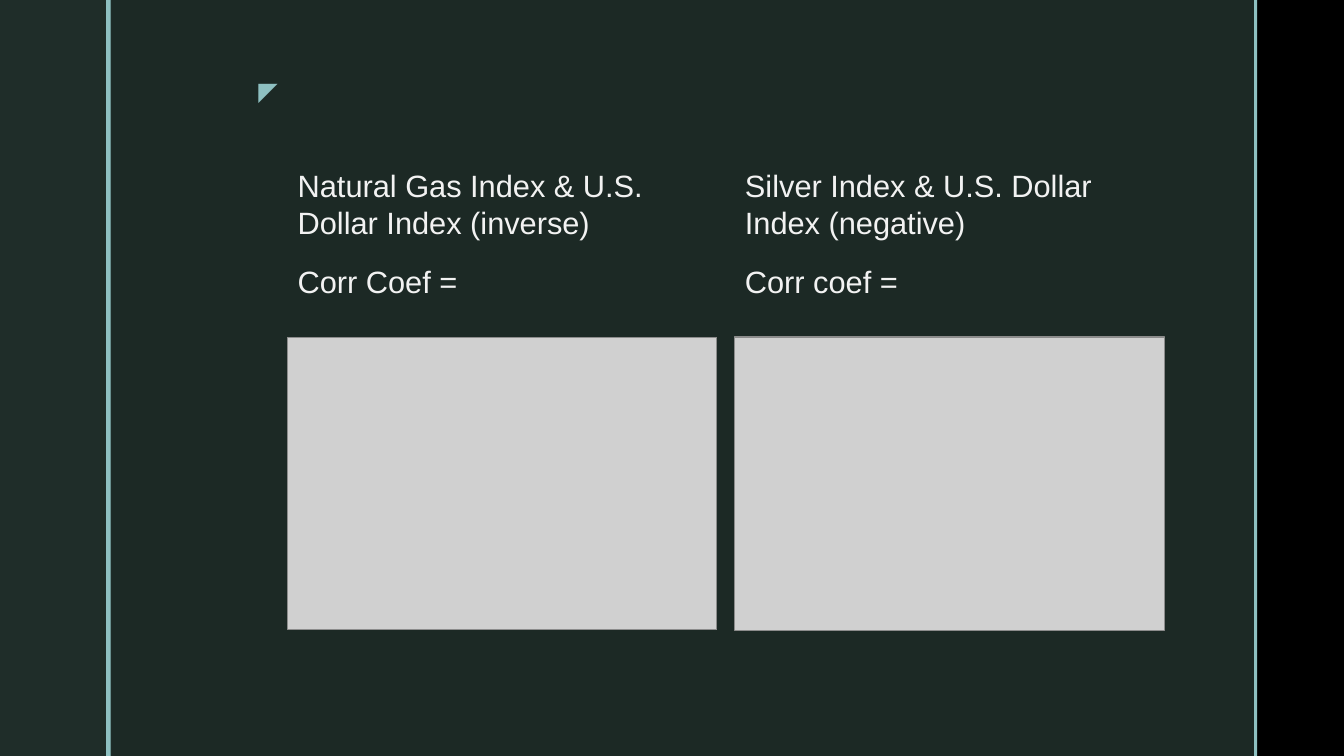
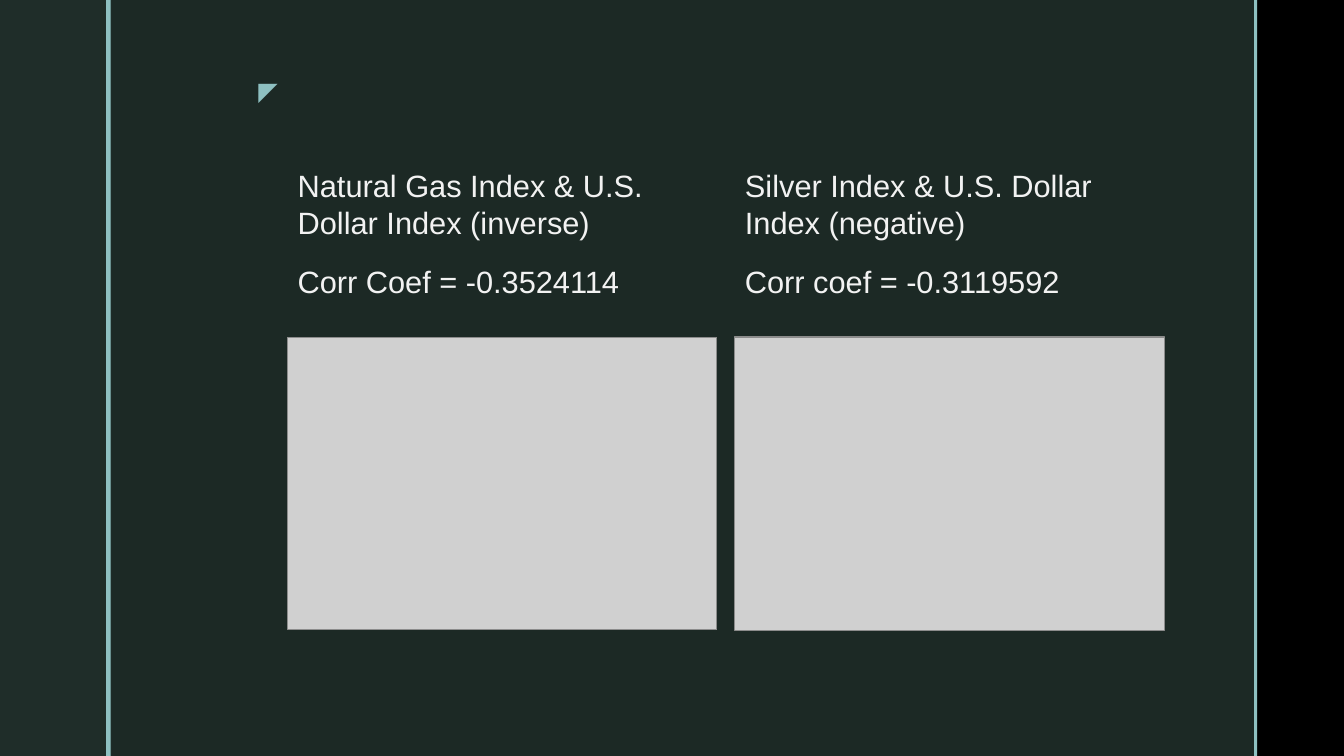
Before and after one commit to Manoj1634/Data-Science-Project1-Group1, a slide deck: slide 11 of PROJECT1/Project 1_PPT.pptx. Drawn at 1344x756 pixels with LibreOffice and Linux fonts; fonts in the diff are those of the drawing; grey boxes stand for pictures; background and template pictures are left out. Boxes give left, top, right and bottom in pixels: in the first picture for what was removed or moved away, otherwise in the second. Text is boxed around its words. In the diff, an @@ line names an element or a change of style, - is before the commit and + after.

```diff
--- a/PROJECT1/Project 1_PPT.pptx
+++ b/PROJECT1/Project 1_PPT.pptx
@@ text at [298, 270, 619, 294]: text changed @@
-Corr Coef =
+Corr Coef = -0.3524114
@@ text at [745, 270, 1059, 294]: text changed @@
-Corr coef =
+Corr coef = -0.3119592
```
Also in this commit, not shown: 1 other slide changed.
